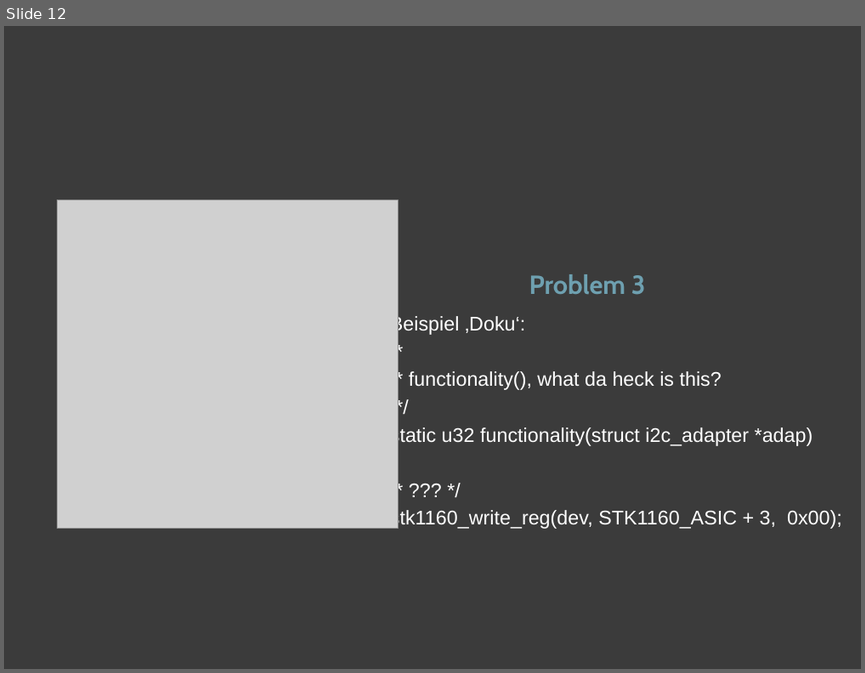
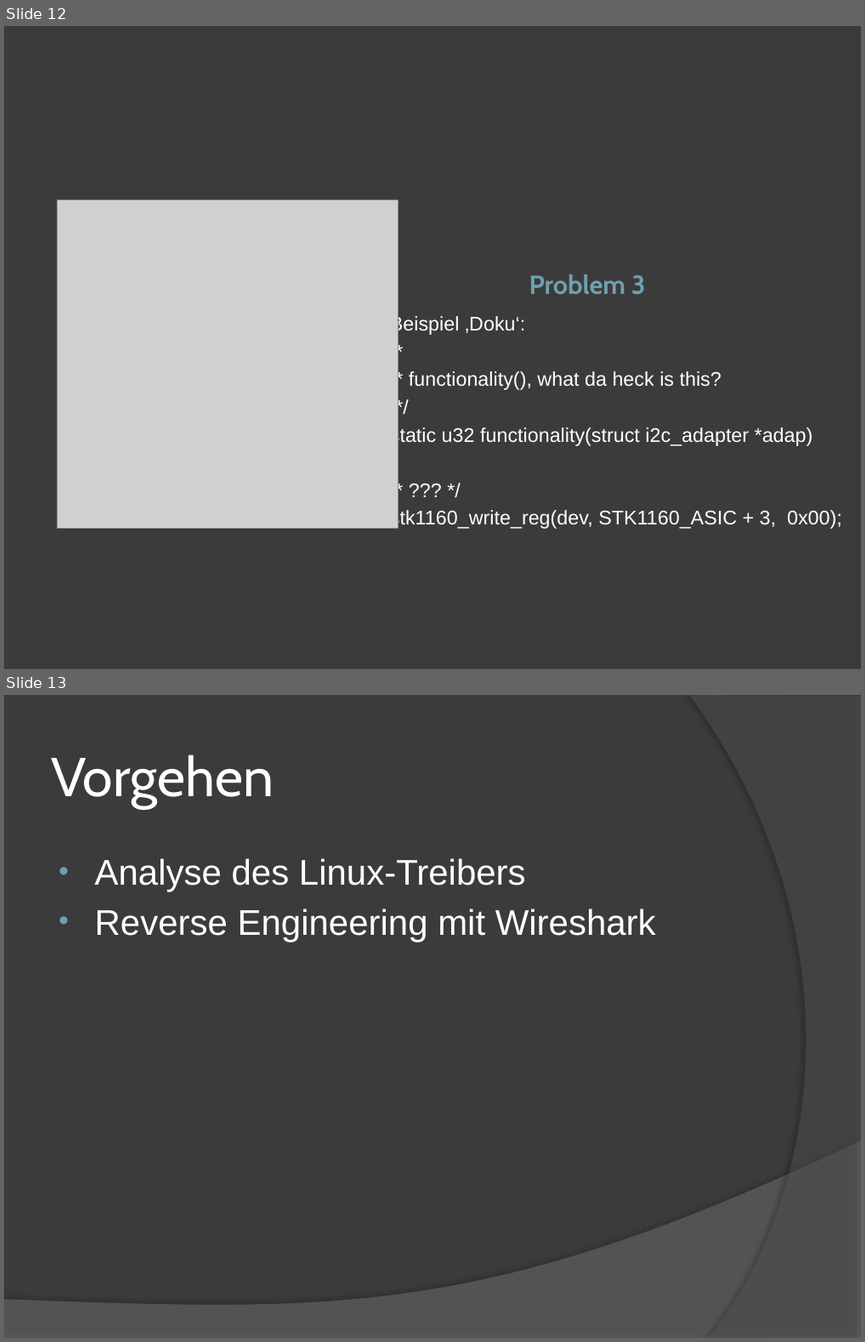
Before and after one commit to swp2013riot/riot-cam-driver, a slide deck: Abschlusspraesentation.pptx. Shown one above the other, each under a label of ours: slide 12 before the commit, slides 12 and 13 after it. The pictures are 865x673 and 865x1342 pixels, drawn with LibreOffice and Linux fonts; fonts in the diff are those of the drawing; grey boxes stand for pictures. Boxes give left, top, right and bottom in pixels: in the first picture for what was removed or moved away, otherwise in the second. Text is boxed around its words. In the diff, an @@ line names an element or a change of style, - is before the commit and + after.

```diff
--- a/Abschlusspraesentation.pptx
+++ b/Abschlusspraesentation.pptx
@@ slide 13 added at [4, 695, 861, 1338], background #3B3B3B @@
@@ freeform shape added at [689, 695, 861, 1338], fill #5E5E5E at 40% opacity @@
@@ title added at [51, 755, 273, 808], 46 pt, text #FFFFFF @@
+Vorgehen
@@ text added at [95, 858, 656, 941], 30 pt, text #FFFFFF @@
+• Analyse des Linux-Treibers
+• Reverse Engineering mit Wireshark
@@ freeform shape added at [4, 1140, 861, 1338], fill #7F7F7F at 45% opacity @@
```
Also in this commit, not shown: 7 other slides added.
